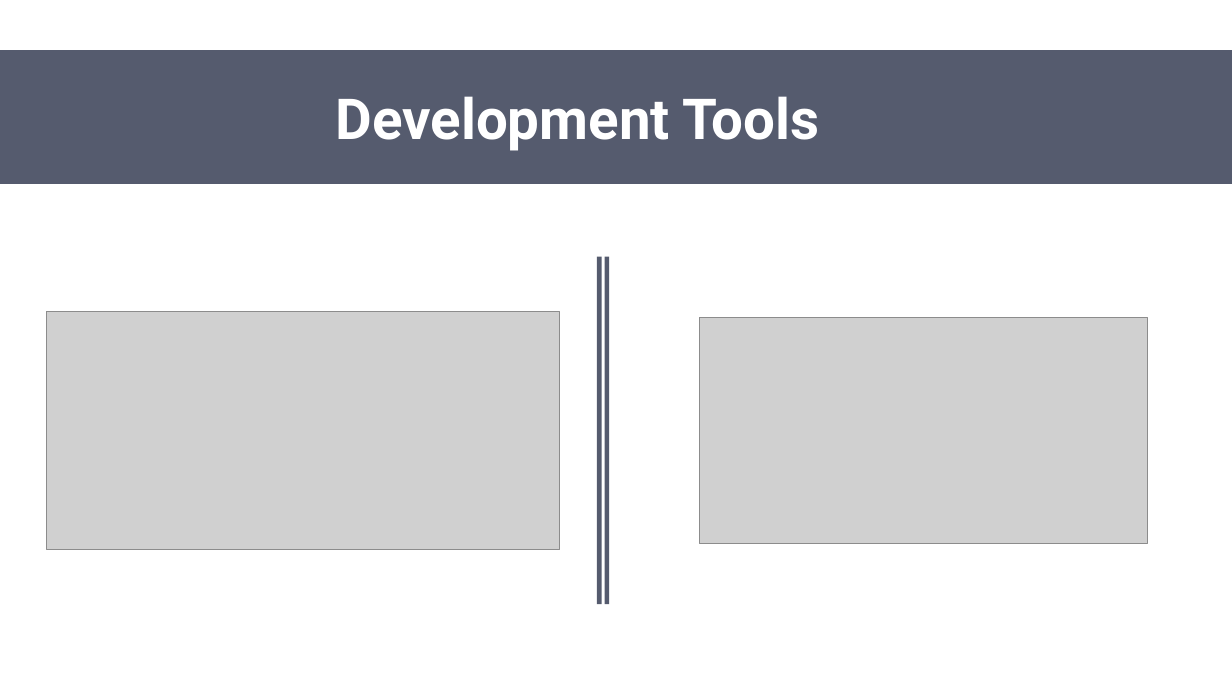
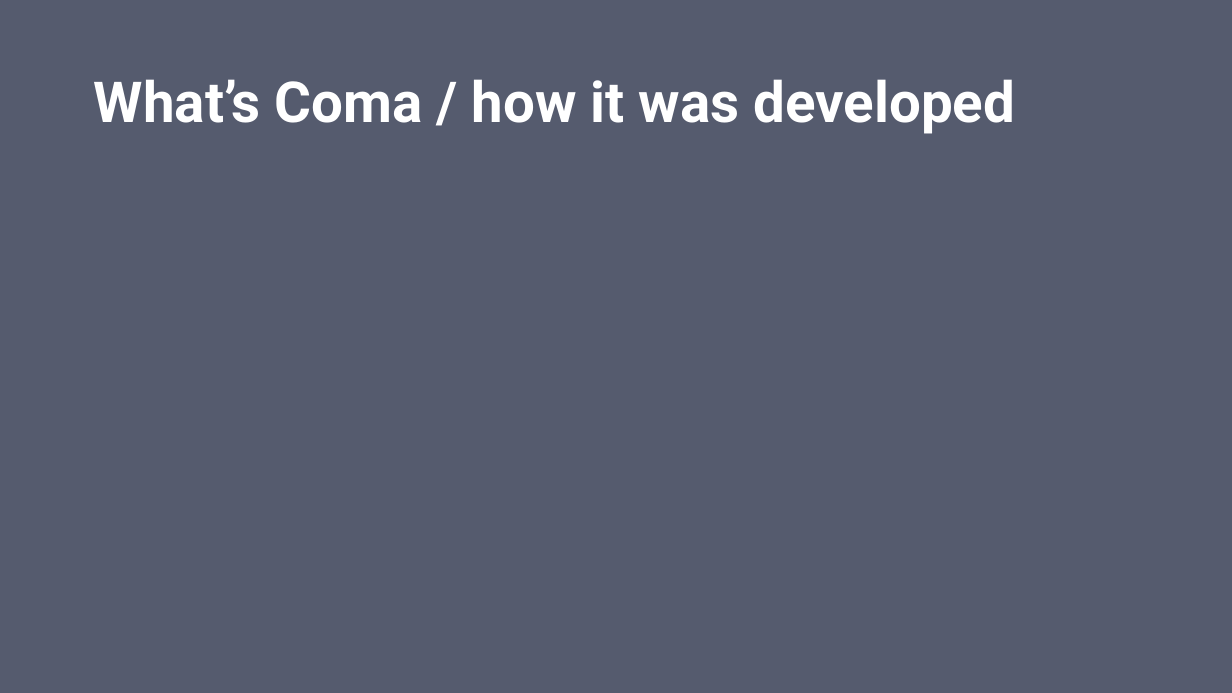
Before and after one commit to steevejoseph/contact-manager, a slide deck: slide 3 of ContactManager.pptx. Drawn at 1232x693 pixels with LibreOffice and Linux fonts; fonts in the diff are those of the drawing; grey boxes stand for pictures. Boxes give left, top, right and bottom in pixels: in the first picture for what was removed or moved away, otherwise in the second. Text is boxed around its words. In the diff, an @@ line names an element or a change of style, - is before the commit and + after.

Commit message:
Update ppt

```diff
--- a/ContactManager.pptx
+++ b/ContactManager.pptx
@@ background #FFFFFF to #555B6E @@
@@ rectangle removed at bbox=[0, 50, 1232, 184] @@
@@ title "What’s Coma / how it ..." rewrapped from bbox=[275, 96, 1016, 126] to bbox=[94, 79, 1016, 134] @@
@@ text removed at bbox=[336, 96, 819, 151] @@
-Development Tools
@@ rectangle removed at bbox=[597, 257, 602, 604] @@
@@ rectangle removed at bbox=[604, 257, 609, 604] @@
@@ picture removed at bbox=[47, 311, 560, 549] @@
@@ picture removed at bbox=[700, 317, 1148, 543] @@
```
Also in this commit, not shown: 3 other slides changed, 5 slides added.
